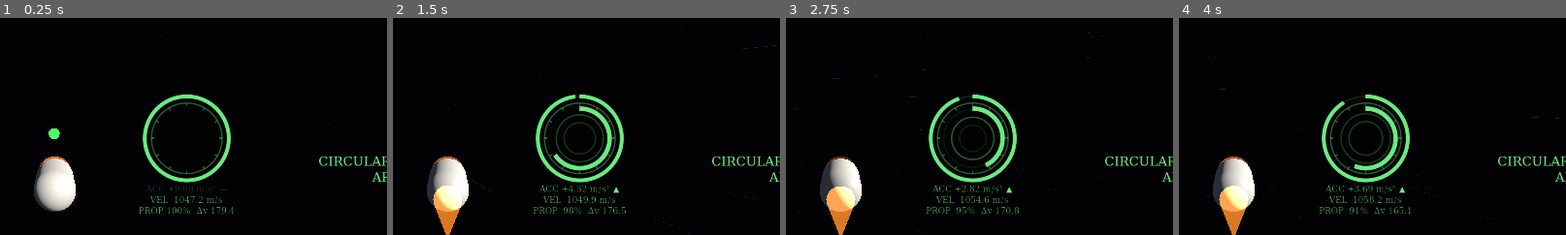
Above: before the commit, frames 1-4 (left to right).
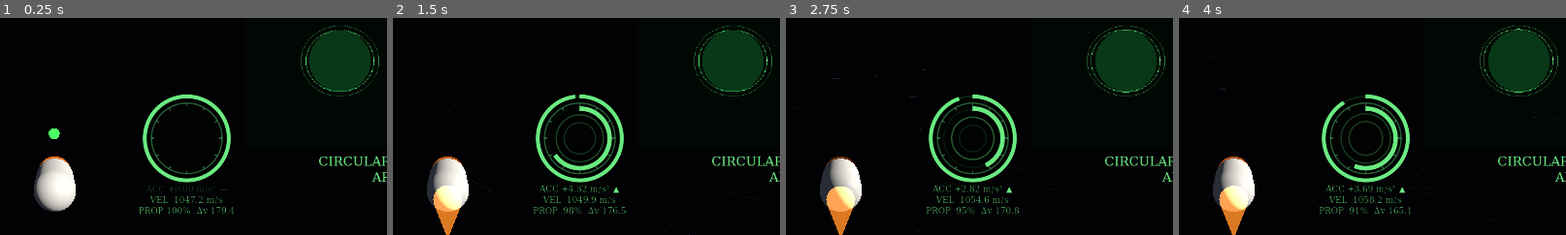
Above: after the commit, the same moments.

Repository: metaphox/orbit-game
Game: Godot game, scene res://src/main.tscn
The game is run twice, just before and just after one commit, with the same random seed, the same clock (stepped at 60 frames per second) and the same inputs.
Inputs (mouse positions are % of the whole screen's width and height, from its top left):
- Up to frame 1 (0.25 s): no input
- Up to frame 2 (1.5 s): tap Enter at 0.5 s; move the mouse to (72, 45) at 0.52 s; hold D 0.53-1.25 s; hold Shift 0.53-1.25 s; click (72, 45) at 0.67 s; drag from (30, 55) to (45, 70) at 1.27 s
- Up to frame 3 (2.75 s): move the mouse to (60, 28) at 2.02 s; hold D from 2.03 s (still down); tap Ctrl at 2.1 s
- Up to frame 4 (4 s): release D at 2.75 s; drag from (45, 70) to (20, 35) at 2.77 s; move the mouse to (80, 65) at 3.52 s; hold A from 3.53 s (still down); tap Z at 3.6 s
The pictures show only the part of the screen within x 43-93%, y 12-62%; the shares and areas given below are measured in that part.

The runs differ from the first frame. In frame 1, 3.9% of the frame differs, in the area x 77-98%, y 3-37%; in frame 2, 3.9%; in frame 3, 4.0%; in frame 4, 4.0%.

Commit message:
fix(ui): pin minimap inside the viewport
The TOP_RIGHT anchor preset left the panel's left edge at the margin and
min-size enforcement grew it rightward off-screen (12 px sliver visible).
Set anchors/offsets explicitly with leftward grow instead.

Co-Authored-By: Claude Fable 5 <noreply@anthropic.com>
Claude-Session: https://claude.ai/code/session_01Si14hy6xLe5ZAnmGr97DC6

Diff:
--- a/src/ui/hud.gd
+++ b/src/ui/hud.gd
@@ -93,9 +93,17 @@
 	minimap_root = Control.new()
 	minimap_root.mouse_filter = Control.MOUSE_FILTER_IGNORE
 	add_child(minimap_root)
-	minimap_root.custom_minimum_size = Vector2(280, 260)
-	minimap_root.set_anchors_and_offsets_preset(
-		Control.PRESET_TOP_RIGHT, Control.PRESET_MODE_MINSIZE, 12)
+	# pin to the top-right corner explicitly: 280x260, 12 px margin
+	minimap_root.anchor_left = 1.0
+	minimap_root.anchor_right = 1.0
+	minimap_root.anchor_top = 0.0
+	minimap_root.anchor_bottom = 0.0
+	minimap_root.offset_left = -292.0
+	minimap_root.offset_right = -12.0
+	minimap_root.offset_top = 12.0
+	minimap_root.offset_bottom = 272.0
+	minimap_root.grow_horizontal = Control.GROW_DIRECTION_BEGIN
+	minimap_root.grow_vertical = Control.GROW_DIRECTION_END
 
 	var back := ColorRect.new()
 	back.color = Color(0.0, 0.06, 0.02, 0.45)
